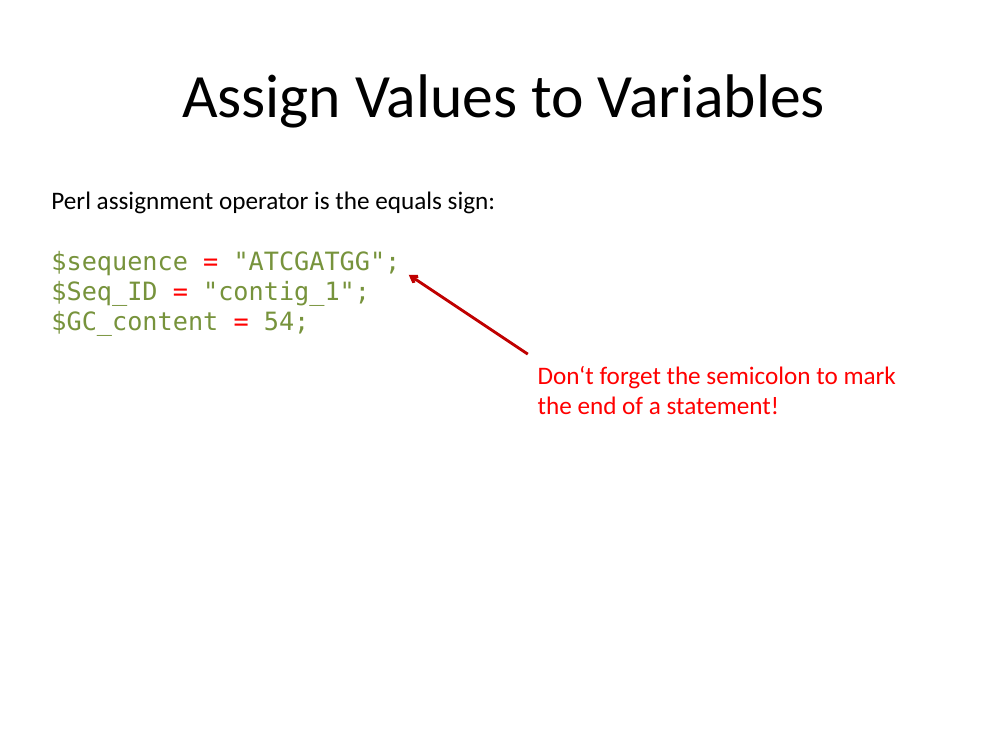
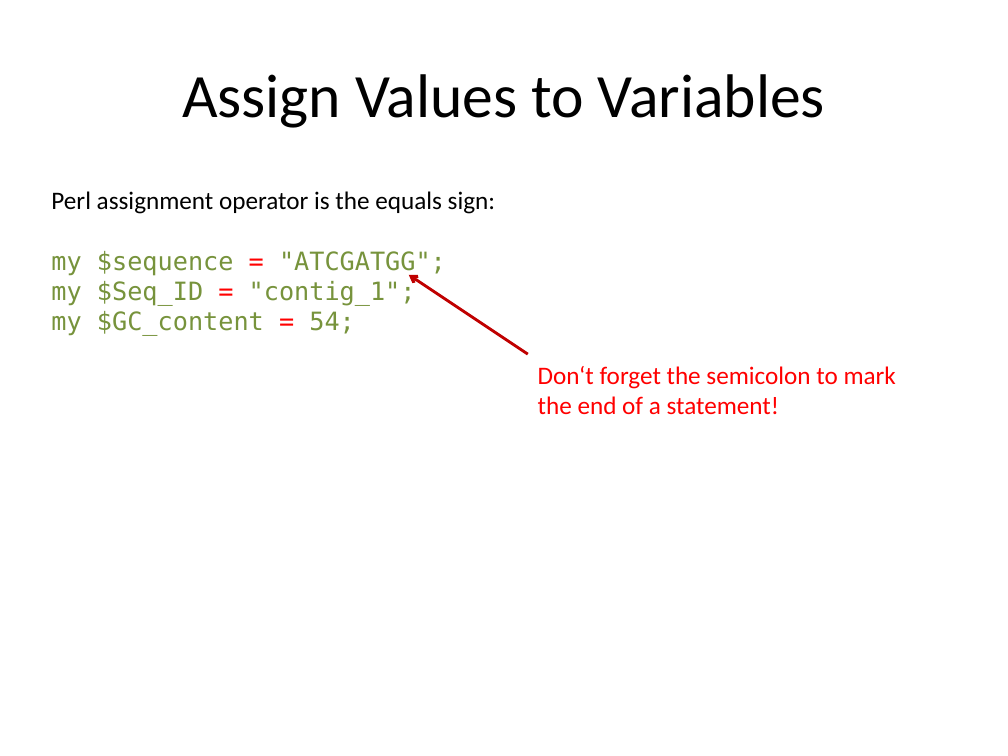
Before and after one commit to kbseah/perlcourse2017, a slide deck: slide 43 of Day1-1_JWI/Day1_intro_scalars_regex.pptx (slide 41 before the commit). Drawn at 1008x756 pixels with LibreOffice and Linux fonts; fonts in the diff are those of the drawing. Boxes give left, top, right and bottom in pixels: in the first picture for what was removed or moved away, otherwise in the second. Text is boxed around its words. In the diff, an @@ line names an element or a change of style, - is before the commit and + after.

```diff
--- a/Day1-1_JWI/Day1_intro_scalars_regex.pptx
+++ b/Day1-1_JWI/Day1_intro_scalars_regex.pptx
@@ text at (51, 251, 446, 336): text changed @@
-$sequence = "ATCGATGG";
-$Seq_ID = "contig_1";
-$GC_content = 54;
+my $sequence = "ATCGATGG";
+my $Seq_ID = "contig_1";
+my $GC_content = 54;
```
Also in this commit, not shown: 15 other slides changed, 4 slides added, 3 other files.
